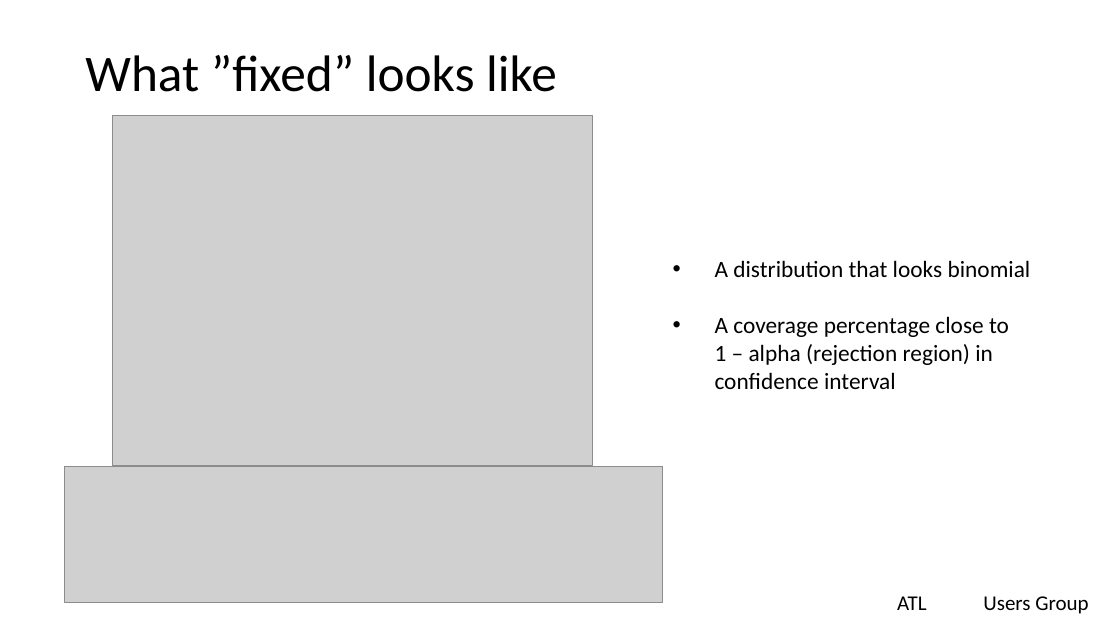
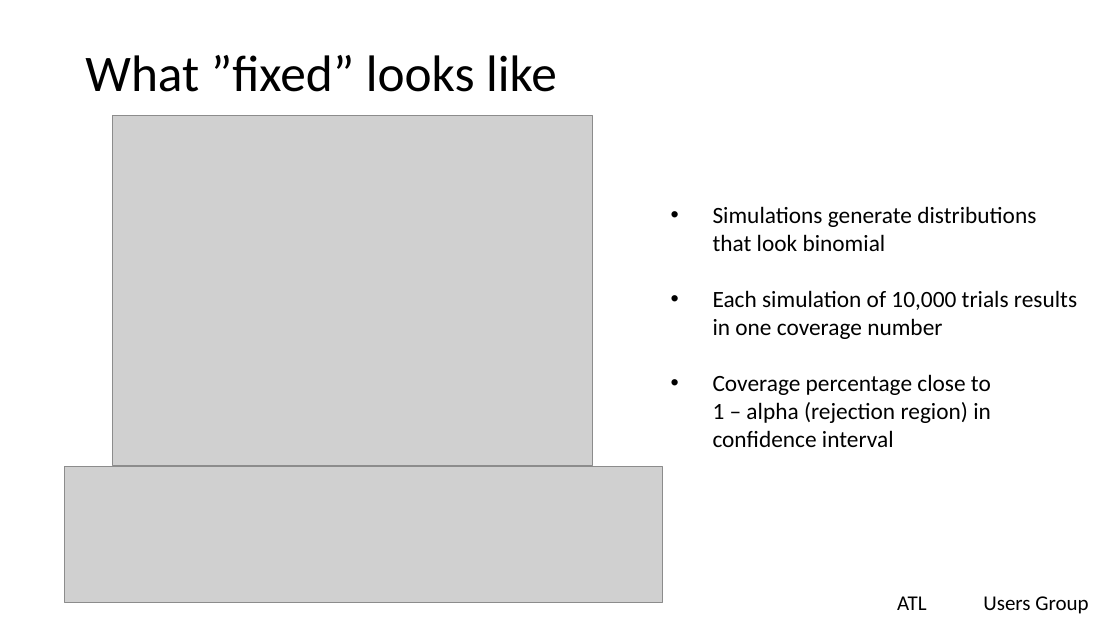
Before and after one commit to lgreski/communications, a slide deck: slide 6 of presentations/debuggingBernoulliTrials.pptx. Drawn at 1120x630 pixels with LibreOffice and Linux fonts; fonts in the diff are those of the drawing; grey boxes stand for pictures; background and template pictures are left out. Boxes give left, top, right and bottom in pixels: in the first picture for what was removed or moved away, otherwise in the second. Text is boxed around its words. In the diff, an @@ line names an element or a change of style, - is before the commit and + after.

Commit message:
add horizontal reference lines on coverage plots

```diff
--- a/presentations/debuggingBernoulliTrials.pptx
+++ b/presentations/debuggingBernoulliTrials.pptx
@@ text at box(713, 206, 1077, 447): text changed @@
-• A distribution that looks binomial
-• A coverage percentage close to
-  1 – alpha (rejection region) in
-  confidence interval
+• Simulations generate distributions
+  that look binomial
+• Each simulation of 10,000 trials results
+  in one coverage number
+• Coverage percentage close to
+  1 – alpha (rejection region) in
+  confidence interval
```
Also in this commit, not shown: 5 other slides changed, 2 slides added, 1 slide removed, 1 other file.
